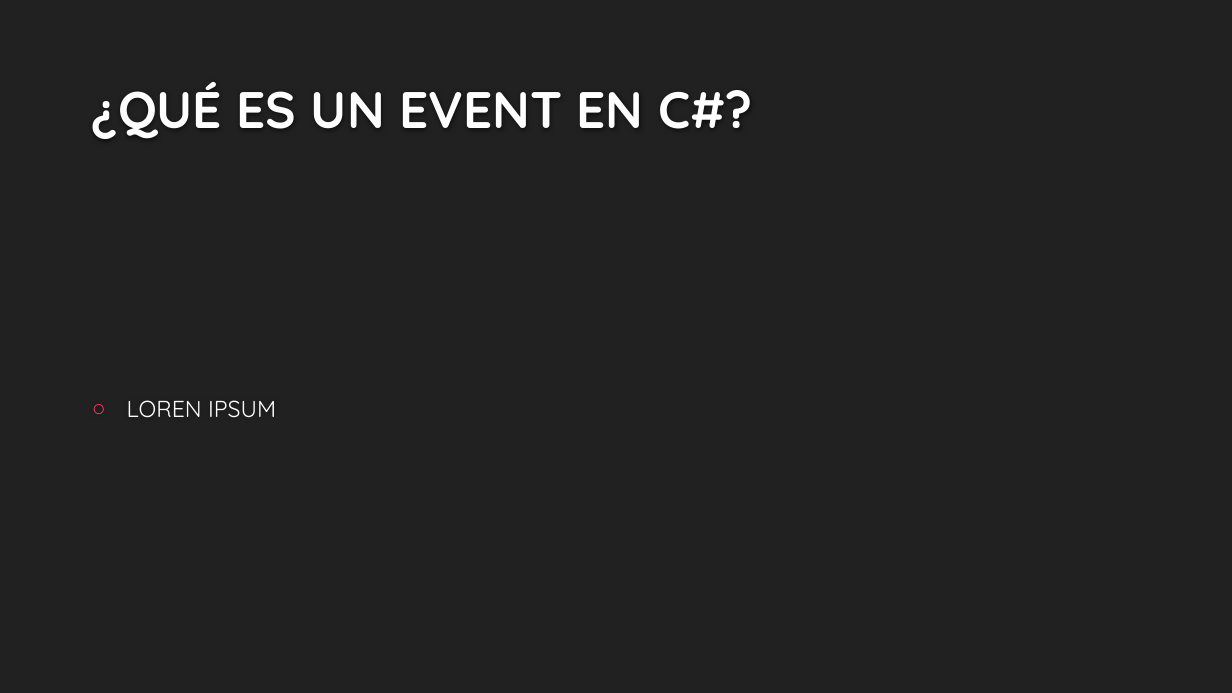
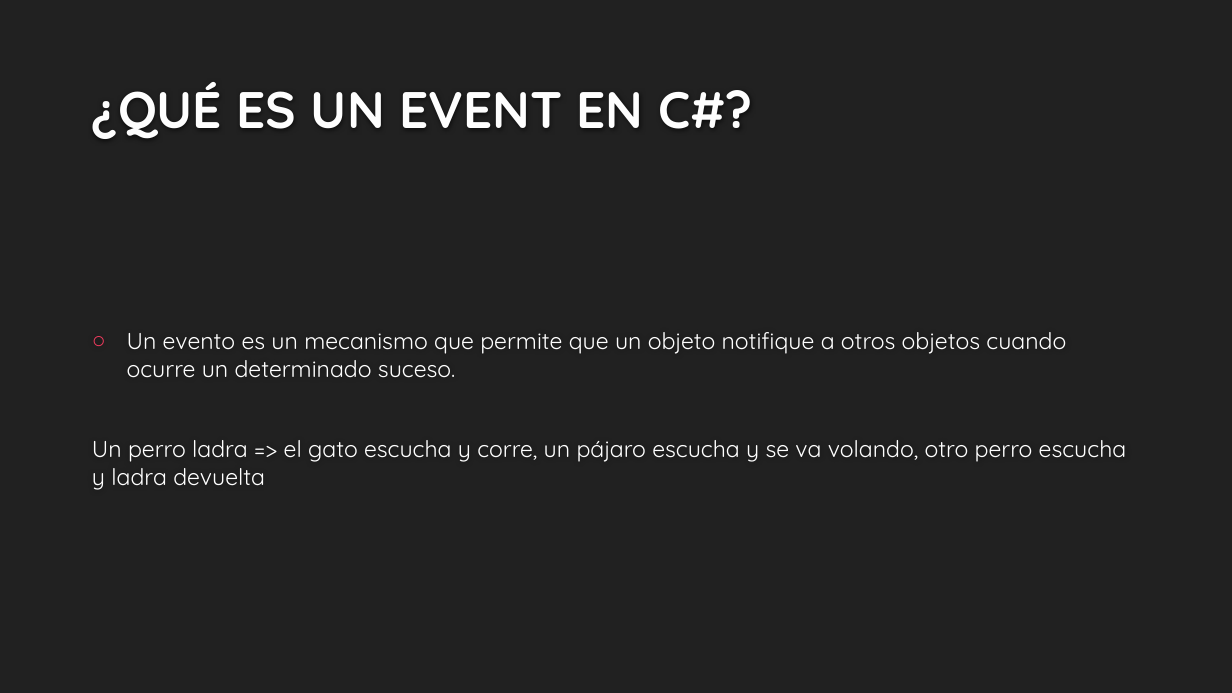
Before and after one commit to EmmisFrh12/Taller-2-Scripting, a slide deck: slide 3 of Presentación/TALLER 2 PRESENTACIÓN.pptx. Drawn at 1232x693 pixels with LibreOffice and Linux fonts; fonts in the diff are those of the drawing; background and template pictures are left out. Boxes give left, top, right and bottom in pixels: in the first picture for what was removed or moved away, otherwise in the second. Text is boxed around its words. In the diff, an @@ line names an element or a change of style, - is before the commit and + after.

Commit message:
añadida definicion de event y cambios al codigo

```diff
--- a/Presentación/TALLER 2 PRESENTACIÓN.pptx
+++ b/Presentación/TALLER 2 PRESENTACIÓN.pptx
@@ text at (x1=92, y1=332, x2=1127, y2=490): text changed @@
-○ LOREN IPSUM
+○ Un evento es un mecanismo que permite que un objeto notifique a otros objetos cuando ocurre un determinado suceso.
+Un perro ladra => el gato escucha y corre, un pájaro escucha y se va volando, otro perro escucha y ladra devuelta
```
Also in this commit, not shown: 6 other files.
